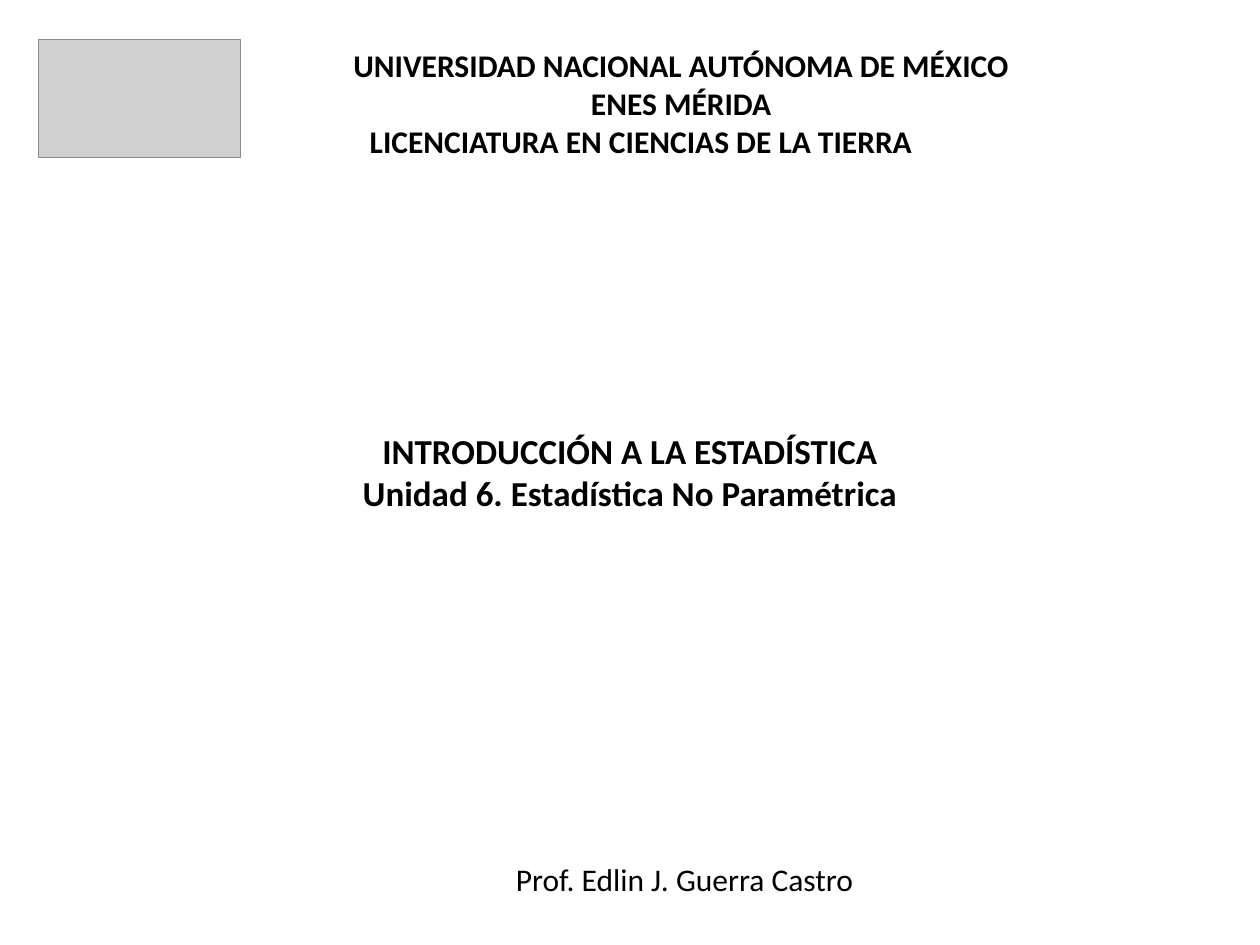
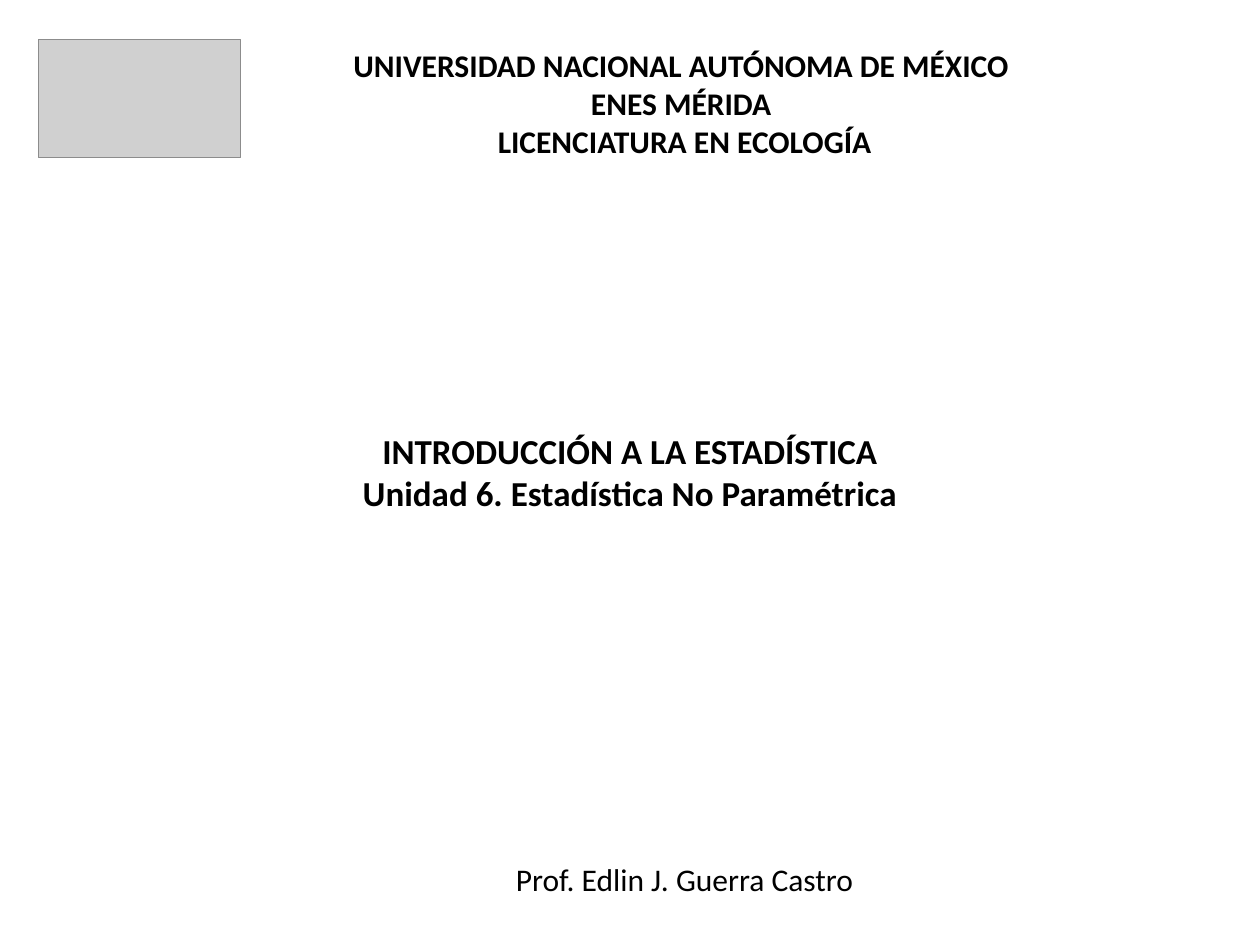
Before and after one commit to edlinguerra/LE-EAI, a slide deck: slide 1 of clases/Unidad VI - Estadística no paramétrica.pptx. Drawn at 1260x945 pixels with LibreOffice and Linux fonts; fonts in the diff are those of the drawing; grey boxes stand for pictures. Boxes give left, top, right and bottom in pixels: in the first picture for what was removed or moved away, otherwise in the second. Text is boxed around its words. In the diff, an @@ line names an element or a change of style, - is before the commit and + after.

```diff
--- a/clases/Unidad VI - Estadística no paramétrica.pptx
+++ b/clases/Unidad VI - Estadística no paramétrica.pptx
@@ text at box(498, 126, 871, 154): text changed @@
-LICENCIATURA EN CIENCIAS DE LA TIERRA
+LICENCIATURA EN ECOLOGÍA
```
Also in this commit, not shown: 1 slide removed, 11 other files.
